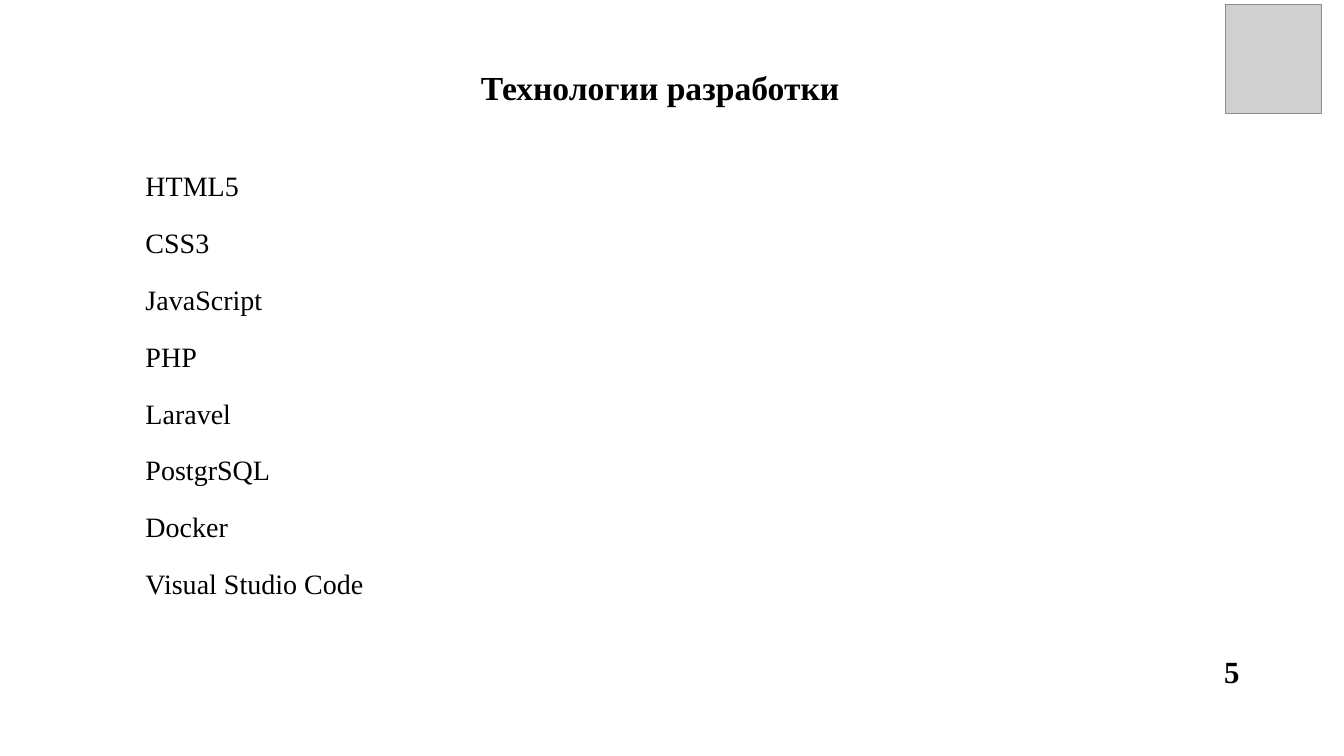
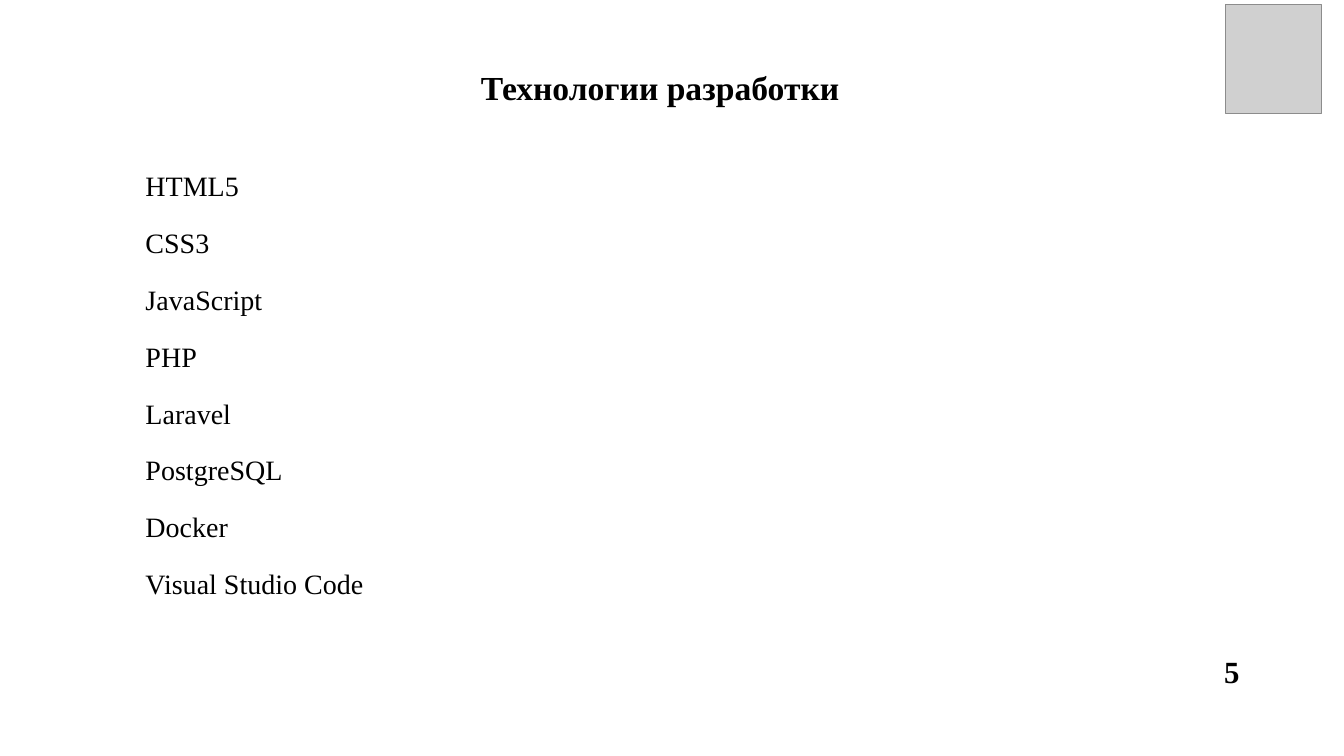
Before and after one commit to l4nzel0d/weekly-schedule-app, a slide deck: slide 5 of report/Васильев_презентация.pptx. Drawn at 1344x756 pixels with LibreOffice and Linux fonts; fonts in the diff are those of the drawing; grey boxes stand for pictures. Boxes give left, top, right and bottom in pixels: in the first picture for what was removed or moved away, otherwise in the second. Text is boxed around its words. In the diff, an @@ line names an element or a change of style, - is before the commit and + after.

```diff
--- a/report/Васильев_презентация.pptx
+++ b/report/Васильев_презентация.pptx
@@ text at (145, 461, 282, 486): text changed @@
-PostgrSQL
+PostgreSQL
```
Also in this commit, not shown: 4 other slides changed, 2 slides added, 8 other files.
